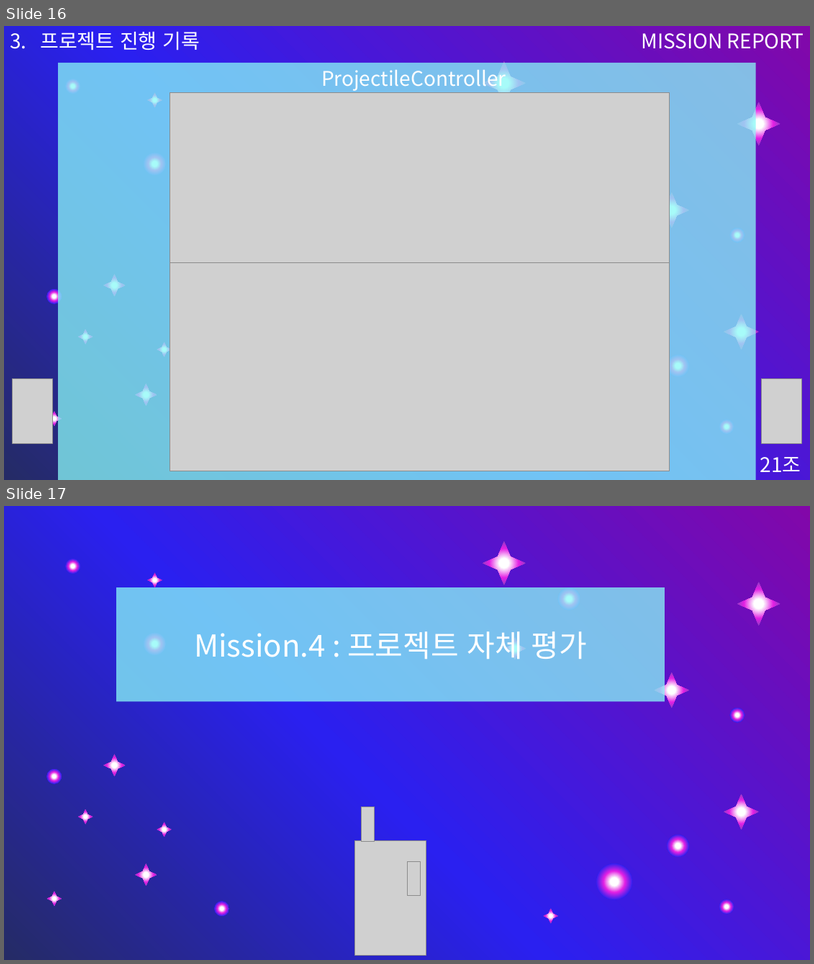
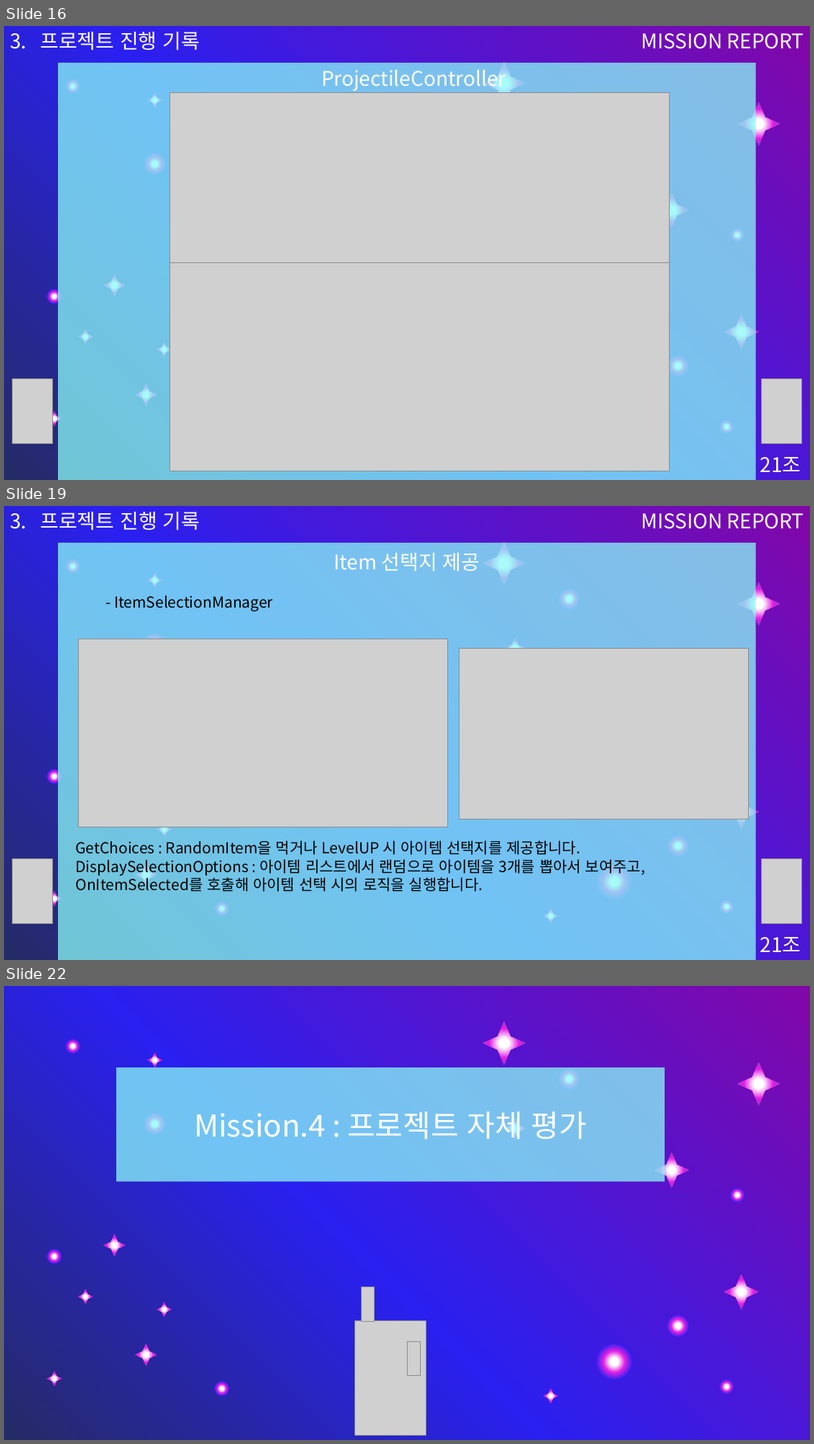
Before and after one commit to TheTimeOfRecord/Team21DodgeShooting, a slide deck: Assets/PPT/21조 PPT 발표본.pptx. Shown one above the other, each under a label of ours: slides 16 and 17 before the commit, slides 16, 19 and 22 after it; the slides between them are not shown. The pictures are 814x964 and 814x1444 pixels, drawn with LibreOffice and Linux fonts; fonts in the diff are those of the drawing; grey boxes stand for pictures. Boxes give left, top, right and bottom in pixels: in the first picture for what was removed or moved away, otherwise in the second. Text is boxed around its words. In the diff, an @@ line names an element or a change of style, - is before the commit and + after.

```diff
--- a/Assets/PPT/21조 PPT 발표본.pptx
+++ b/Assets/PPT/21조 PPT 발표본.pptx
@@ slide 19 added at [4, 506, 810, 960], background gradient #252B65 to #2A20F0 to #8207A9 @@
@@ text added at [40, 512, 201, 530], 24 pt, text #FFFFFF @@
+3. 프로젝트 진행 기록
@@ text added at [641, 513, 805, 529], 24 pt, text #FFFFFF @@
+MISSION REPORT
@@ rectangle added at [59, 542, 756, 960], fill #8AFAF7 at 75% opacity @@
@@ text added at [334, 553, 481, 571], 24 pt, text #FFFFFF @@
+Item 선택지 제공
@@ text added at [114, 595, 273, 611], 18 pt, text #000000 @@
+- ItemSelectionManager
@@ picture added at [79, 638, 448, 827] @@
@@ picture added at [460, 648, 748, 818] @@
@@ text added at [76, 840, 646, 891], 18 pt, text #000000 @@
+GetChoices : RandomItem을 먹거나 LevelUP 시 아이템 선택지를 제공합니다.
+DisplaySelectionOptions : 아이템 리스트에서 랜덤으로 아이템을 3개를 뽑아서 보여주고, OnItemSelected를 호출해 아이템 선택 시의 로직을 실행합니다.
@@ group added at [47, 542, 781, 924]: 10 stars, 8 ellipses @@
@@ picture added at [12, 859, 52, 924] @@
@@ picture added at [762, 858, 802, 923] @@
@@ text added at [761, 937, 802, 952], 24 pt, text #FFFFFF @@
+21조
@@ what was slide 17 is now slide 22 @@
```
Also in this commit, not shown: 1 slide changed, 4 other slides added.
